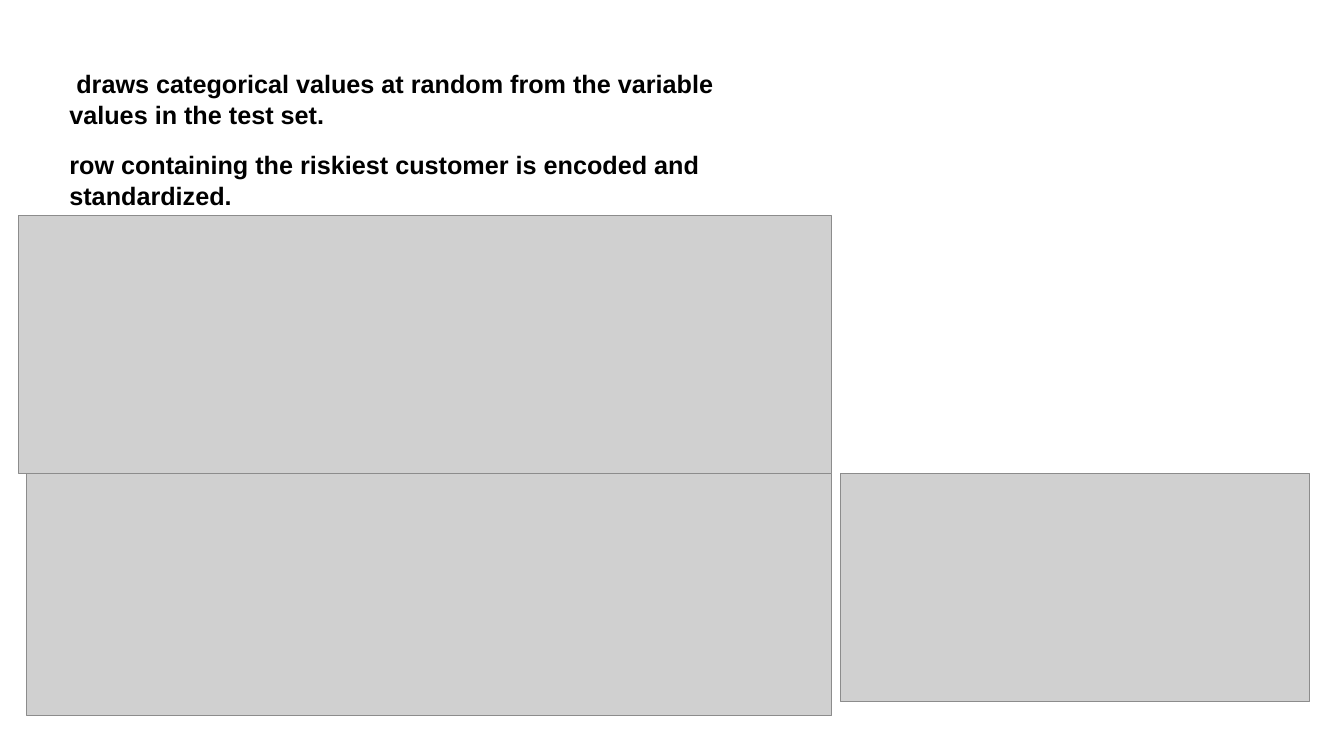
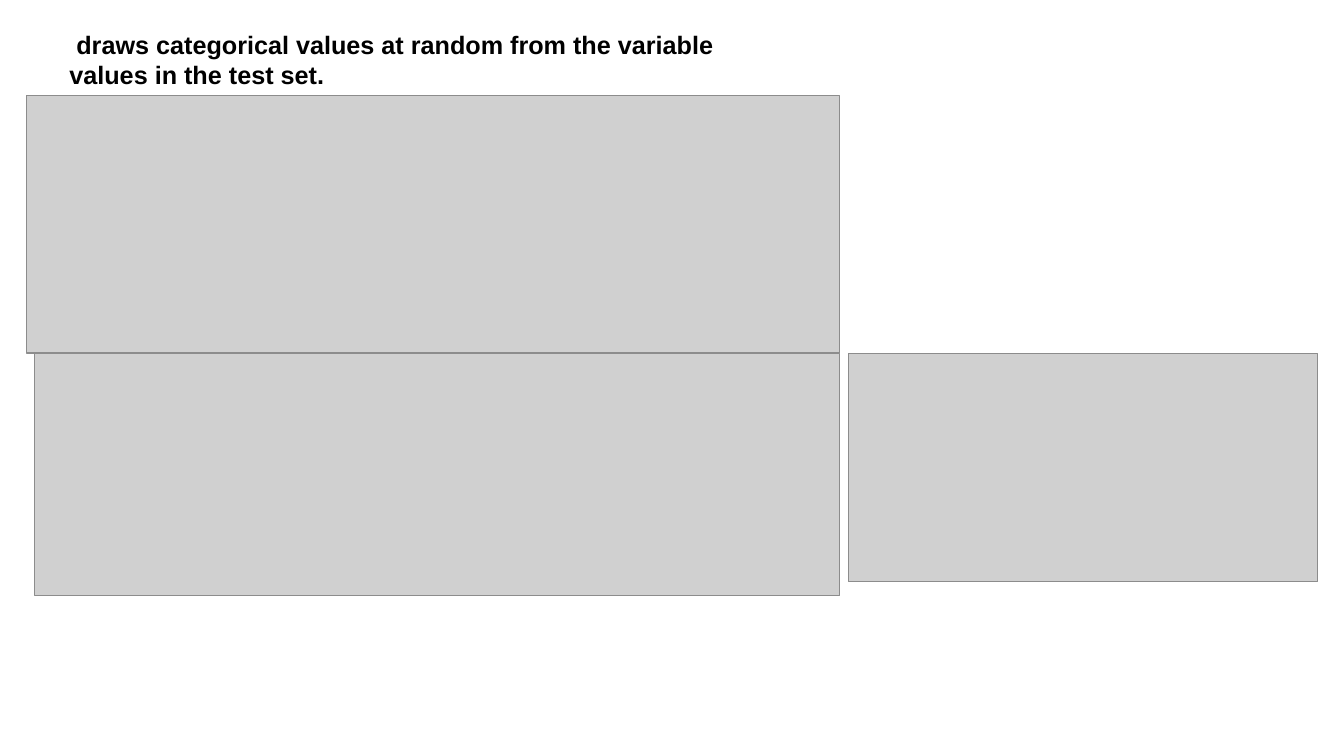
Before and after one commit to ziweifan177/Data_Science_Pilot, a slide deck: slide 6 of NortheasternUniversity-AISkunk Club/AIaddin-An automatic model intrepretability platform/Project/AI-addin Interpretability-CreditCard_LIME_StepsAndResults.pptx. Drawn at 1344x756 pixels with LibreOffice and Linux fonts; fonts in the diff are those of the drawing; grey boxes stand for pictures. Boxes give left, top, right and bottom in pixels: in the first picture for what was removed or moved away, otherwise in the second. Text is boxed around its words. In the diff, an @@ line names an element or a change of style, - is before the commit and + after.

```diff
--- a/NortheasternUniversity-AISkunk Club/AIaddin-An automatic model intrepretability platform/Project/AI-addin Interpretability-CreditCard_LIME_StepsAndResults.pptx
+++ b/NortheasternUniversity-AISkunk Club/AIaddin-An automatic model intrepretability platform/Project/AI-addin Interpretability-CreditCard_LIME_StepsAndResults.pptx
@@ text "draws categorical values at random ...": place and size @@
-text "draws categorical values at random ..." at <box>69,74,713,125</box>
+text "draws categorical values at random ..." at <box>69,35,713,85</box>
@@ picture: place and size @@
-picture at <box>18,216,832,473</box>
+picture at <box>26,96,840,353</box>
@@ text removed at <box>69,155,699,206</box> @@
-row containing the riskiest customer is encoded and standardized.
@@ picture: place and size @@
-picture at <box>27,473,833,716</box>
+picture at <box>34,353,840,596</box>
@@ picture: place and size @@
-picture at <box>841,473,1311,702</box>
+picture at <box>849,353,1319,582</box>
```
Also in this commit, not shown: 4 other slides changed, 1 slide added, 1 slide removed.
